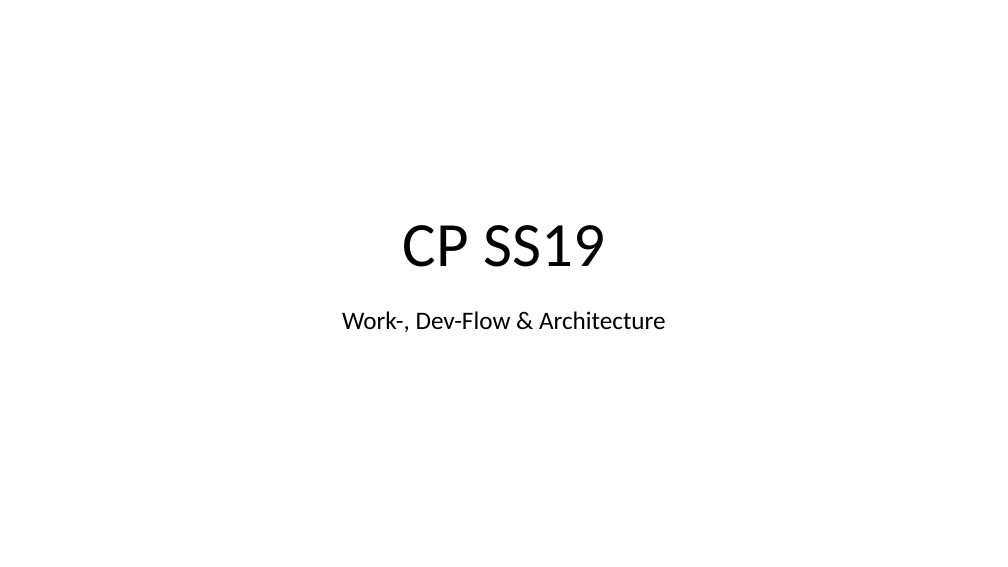
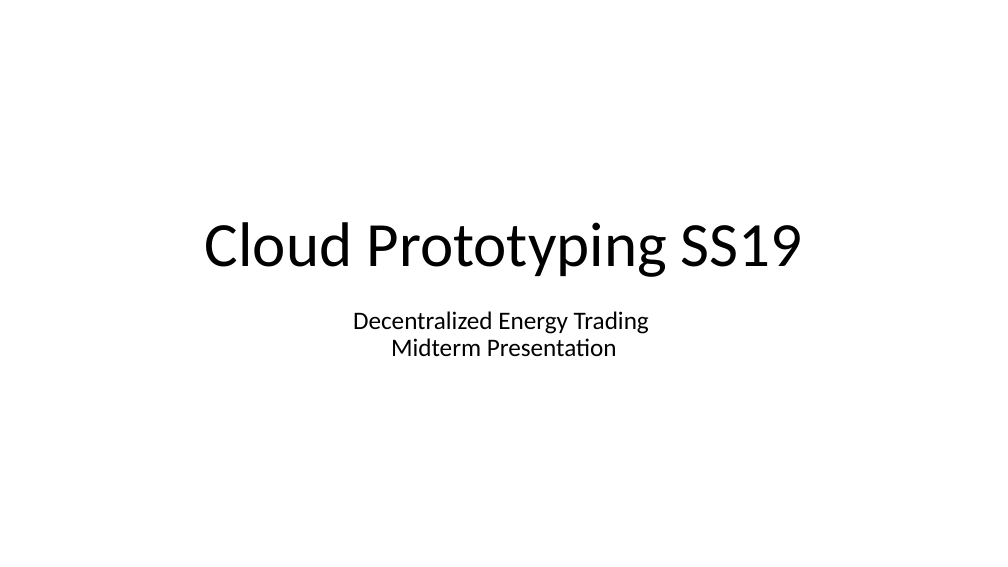
Before and after one commit to JacobEberhardt/decentralized-energy-trading, a slide deck: slide 1 of documentation/Milestone Presentation.pptx. Drawn at 1008x567 pixels with LibreOffice and Linux fonts; fonts in the diff are those of the drawing. Boxes give left, top, right and bottom in pixels: in the first picture for what was removed or moved away, otherwise in the second. Text is boxed around its words. In the diff, an @@ line names an element or a change of style, - is before the commit and + after.

Commit message:
Add basic structure to midterm presentation slides

```diff
--- a/documentation/Milestone Presentation.pptx
+++ b/documentation/Milestone Presentation.pptx
@@ title at [205,222,803,277]: text changed @@
-CP SS19
+Cloud Prototyping SS19
@@ subtitle at [353,311,649,357]: text changed @@
-Work-, Dev-Flow & Architecture
+Decentralized Energy Trading
+Midterm Presentation
```
Also in this commit, not shown: 1 other slide changed, 6 slides added, 3 slides removed.
